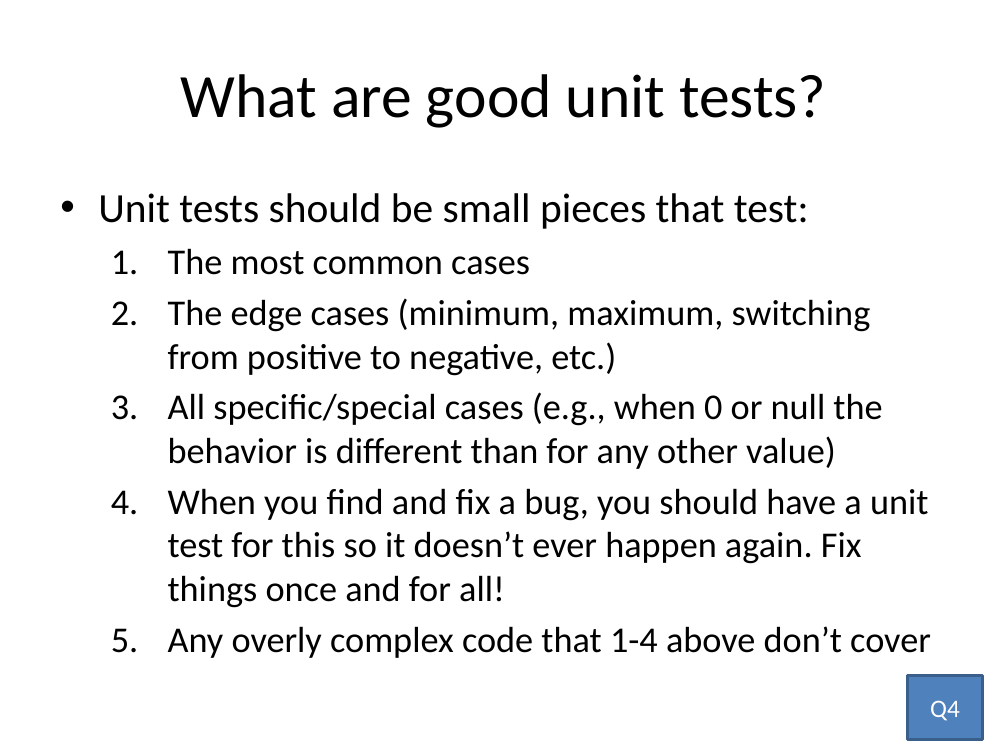
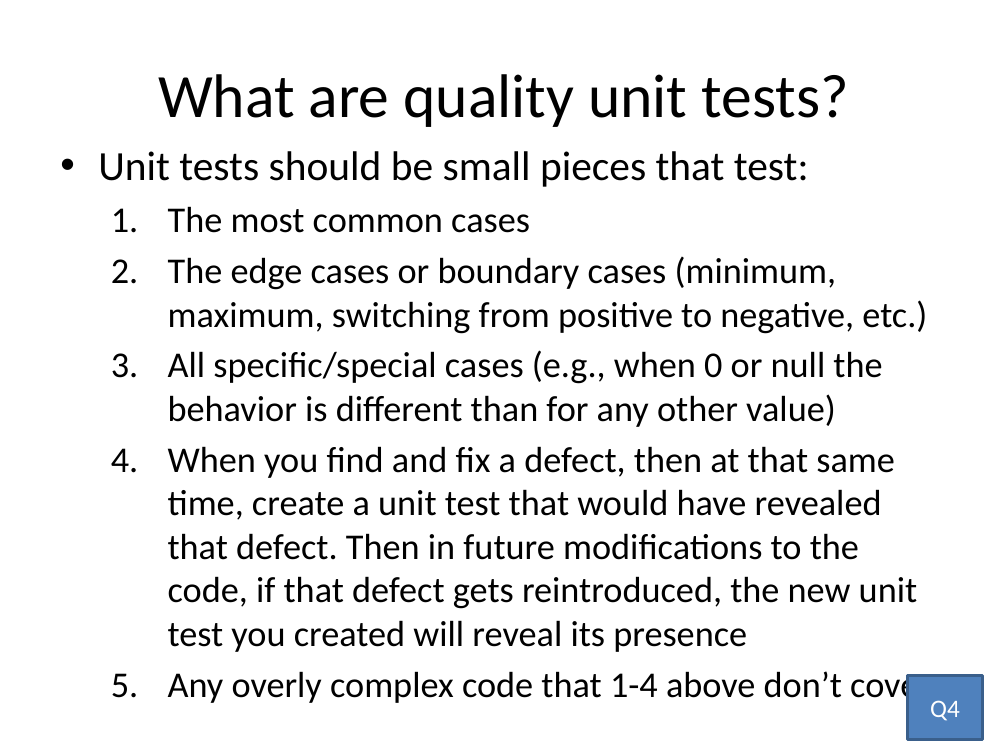
Before and after one commit to RHIT-CSSE/csse220, a slide deck: slide 18 of ClassMaterials/IntroToUnitTesting/Slides/UnitTesting.pptx (slide 16 before the commit). Drawn at 1008x756 pixels with LibreOffice and Linux fonts; fonts in the diff are those of the drawing. Boxes give left, top, right and bottom in pixels: in the first picture for what was removed or moved away, otherwise in the second. Text is boxed around its words. In the diff, an @@ line names an element or a change of style, - is before the commit and + after.

```diff
--- a/ClassMaterials/IntroToUnitTesting/Slides/UnitTesting.pptx
+++ b/ClassMaterials/IntroToUnitTesting/Slides/UnitTesting.pptx
@@ title at (158,74,848,127): text changed @@
-What are good unit tests?
+What are quality unit tests?
@@ text "Unit tests should be small ...": place and size @@
-text "Unit tests should be small ..." at (98,193,931,658)
+text "Unit tests should be small ..." at (98,151,931,706)
@@ text at (168,257,927,334): text changed @@
-  2. The edge cases (minimum, maximum, switching from positive to negative, etc.)
+  2. The edge cases or boundary cases (minimum, maximum, switching from positive to negative, etc.)
@@ text at (168,446,918,652): text changed @@
-  4. When you find and fix a bug, you should have a unit test for this so it doesn’t ever happen again. Fix things once and for all!
+  4. When you find and fix a defect, then at that same time, create a unit test that would have revealed that defect. Then in future modifications to the code, if that defect gets reintroduced, the new unit test you created will reveal its presence
```
Also in this commit, not shown: 4 other slides changed, 3 slides added.
